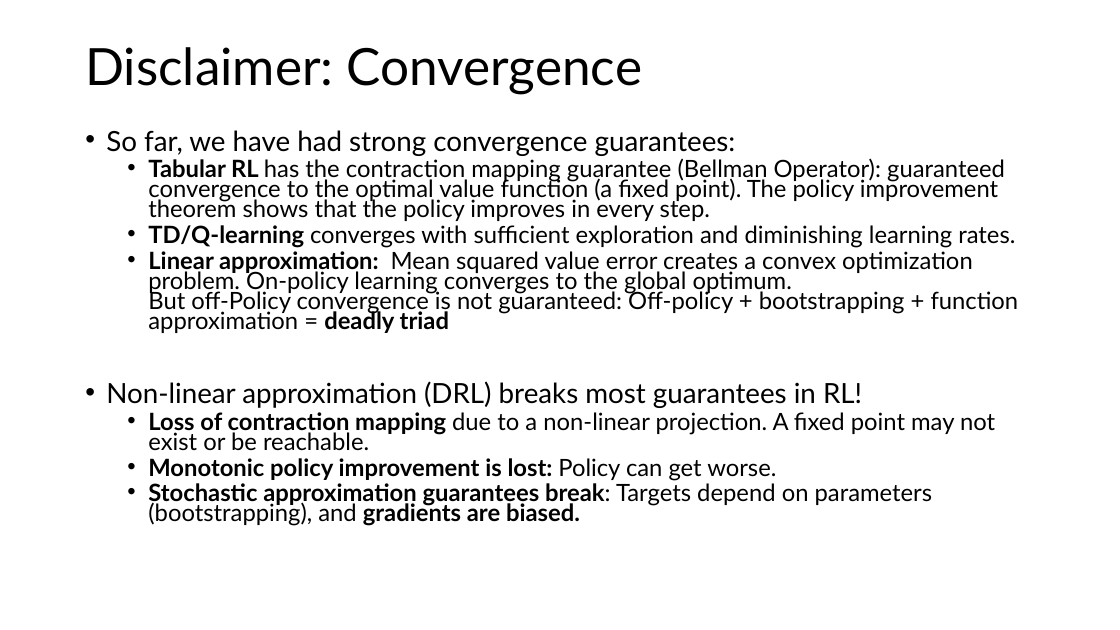
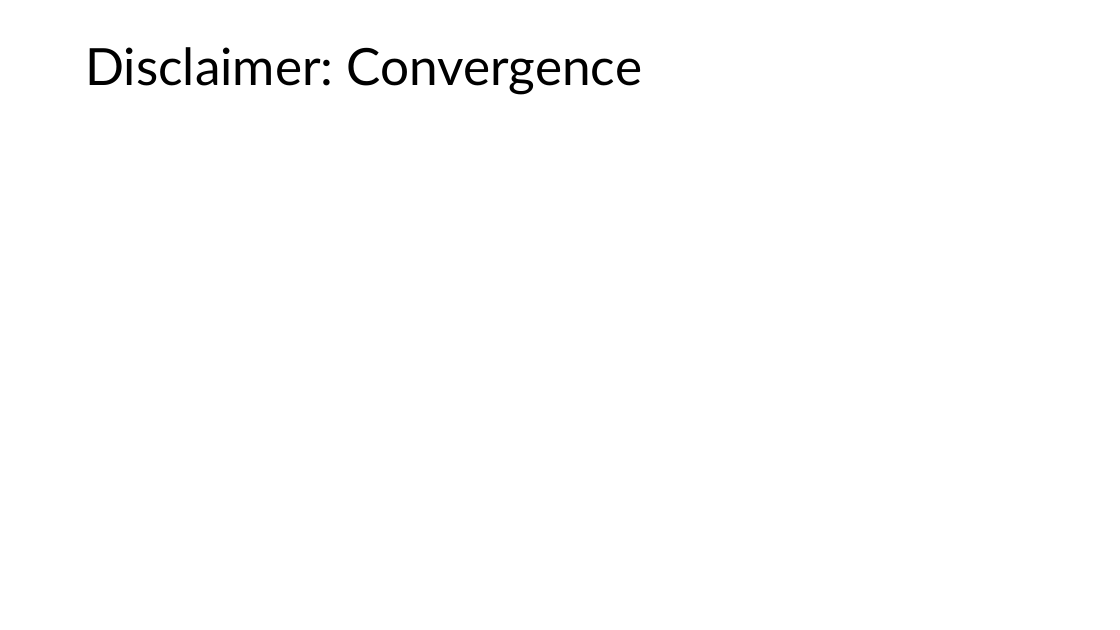
Before and after one commit to mhahsler/Introduction_to_Reinforcement_Learning, a slide deck: slide 5 of slides/Lecture_DRL.pptx. Drawn at 1120x630 pixels with LibreOffice and Linux fonts; fonts in the diff are those of the drawing; grey boxes stand for pictures. Boxes give left, top, right and bottom in pixels: in the first picture for what was removed or moved away, otherwise in the second. Text is boxed around its words. In the diff, an @@ line names an element or a change of style, - is before the commit and + after.

```diff
--- a/slides/Lecture_DRL.pptx
+++ b/slides/Lecture_DRL.pptx
@@ text removed at <box>106,130,1019,526</box> @@
-• So far, we have had strong convergence guarantees:
-  • Tabular RL has the contraction mapping guarantee (Bellman Operator): guaranteed convergence to the optimal value function (a fixed point). The policy improvement theorem shows that the policy improves in every step.
-  • TD/Q-learning converges with sufficient exploration and diminishing learning rates.
-  • Linear approximation: Mean squared value error creates a convex optimization problem. On-policy learning converges to the global optimum.
-    But off-Policy convergence is not guaranteed: Off-policy + bootstrapping + function approximation = deadly triad
-• Non-linear approximation (DRL) breaks most guarantees in RL!
-  • Loss of contraction mapping due to a non-linear projection. A fixed point may not exist or be reachable.
-  • Monotonic policy improvement is lost: Policy can get worse.
-  • Stochastic approximation guarantees break: Targets depend on parameters (bootstrapping), and gradients are biased.
```
Also in this commit, not shown: 4 other slides changed, 1 slide added, 1 slide removed, 5 other files.
